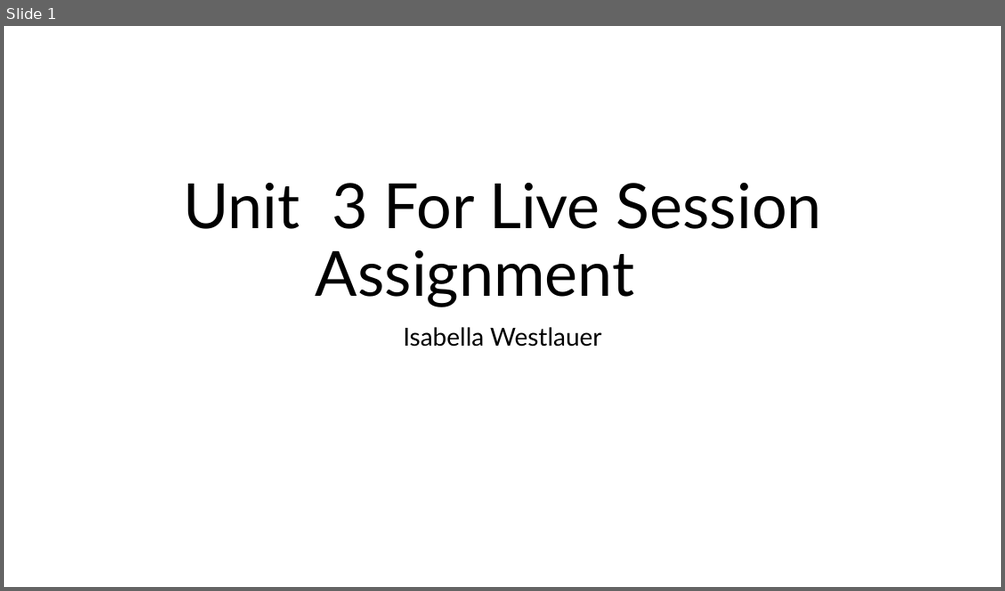
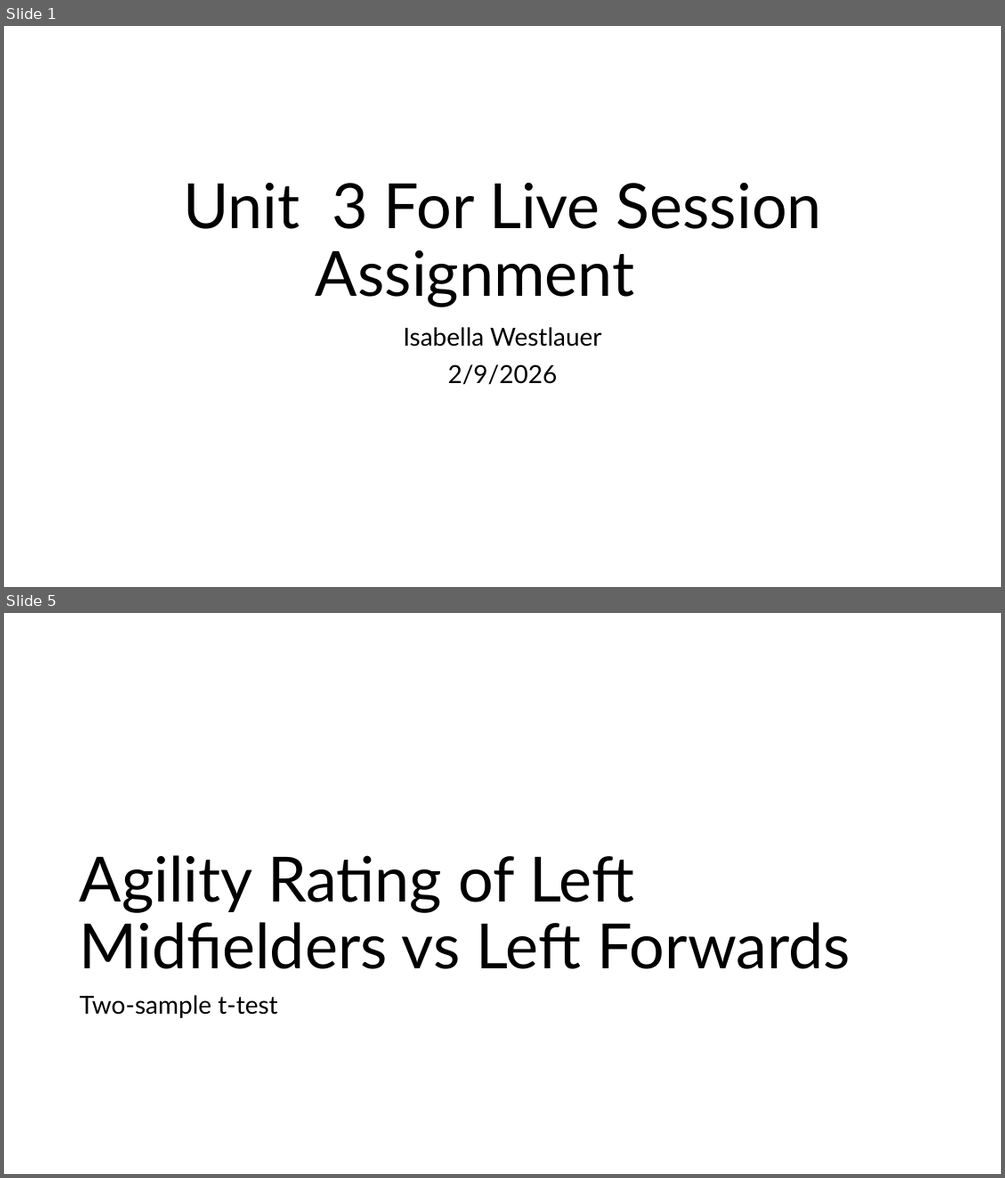
Before and after one commit to Iwestlauer/doing_data_science, a slide deck: Unit 3 Data Transformation and EDA/Isabella_Westlauer_FLS_Unit3.pptx. Shown one above the other, each under a label of ours: slide 1 before the commit, slides 1 and 5 after it; the slides between them are not shown. The pictures are 1005x591 and 1005x1178 pixels, drawn with LibreOffice and Linux fonts; fonts in the diff are those of the drawing. Boxes give left, top, right and bottom in pixels: in the first picture for what was removed or moved away, otherwise in the second. Text is boxed around its words. In the diff, an @@ line names an element or a change of style, - is before the commit and + after.

```diff
--- a/Unit 3 Data Transformation and EDA/Isabella_Westlauer_FLS_Unit3.pptx
+++ b/Unit 3 Data Transformation and EDA/Isabella_Westlauer_FLS_Unit3.pptx
@@ slide 5 added at (x1=4, y1=613, x2=1001, y2=1174), background #FFFFFF @@
@@ title added at (x1=80, y1=855, x2=850, y2=969), 60 pt, text #000000 @@
+Agility Rating of Left Midfielders vs Left Forwards
@@ text added at (x1=80, y1=995, x2=277, y2=1018), 24 pt, text #000000 @@
+Two-sample t-test
@@ slide 1 changed as well @@
@@ subtitle at (x1=448, y1=364, x2=558, y2=385): paragraph added @@
+2/9/2026
```
Also in this commit, not shown: 16 other slides added, 1 slide removed, 11 other files.
